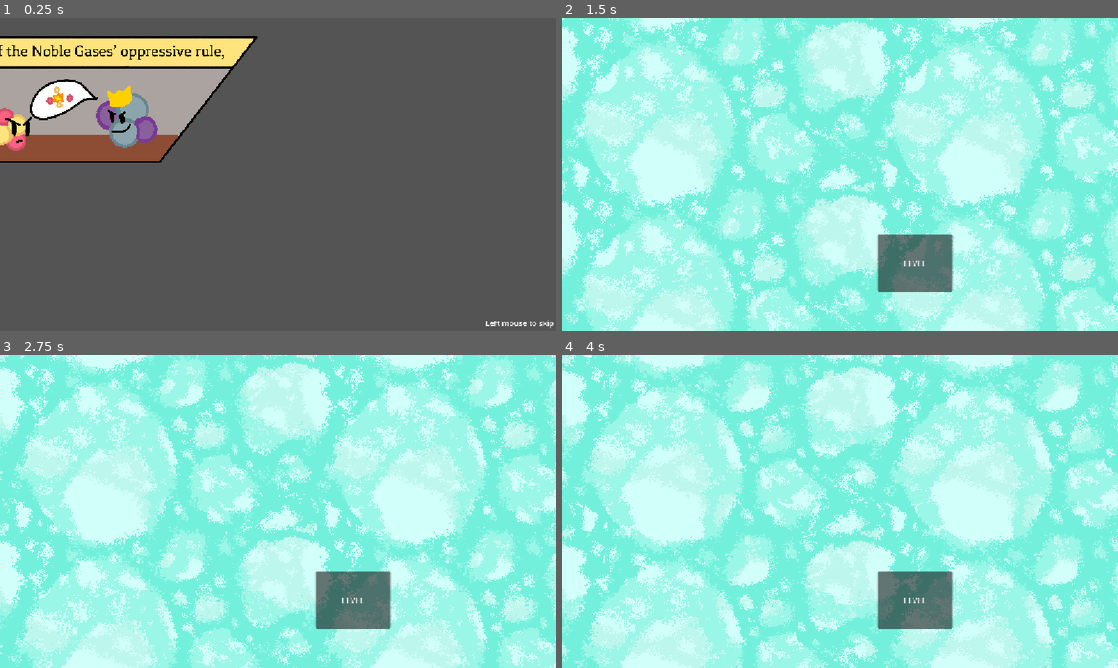
Above: before the commit, frames 1-4 (two rows, left to right).
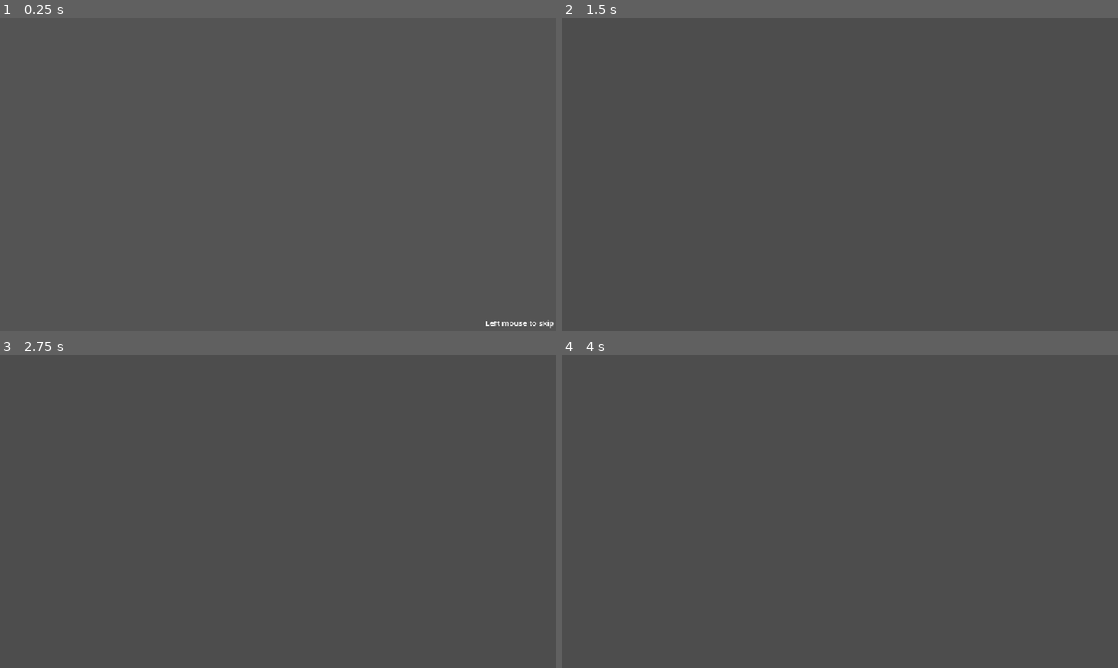
Above: after the commit, the same moments.

Repository: Green4TFG/atom-revolution
Game: Godot game, scene res://levels/game.tscn
Two runs of this game, one before a commit and one after it. Both use one fixed random seed, a clock stepped at 60 frames per second and the inputs below. The engine's default icon, where the game draws it, is replaced by a stand-in: a white triangle on a blue panel in a dark square.
Inputs (mouse positions are in pixels of both pictures, inside the frame that each line leads up to):
- Up to frame 1 (0.25 s): no input
- Up to frame 2 (1.5 s): move the mouse to (962, 158) at 0.52 s; press the mouse at (962, 158) at 0.53 s; hold Right (right) 0.53-1.28 s; move the mouse to (728, 190) at 1.27 s; release the mouse at (728, 190) at 1.28 s; hold Down (down) from 1.28 s (still down); click (728, 190) at 1.35 s
- Up to frame 3 (2.75 s): move the mouse to (333, 442) at 2.02 s; release Down (down) at 2.03 s; press the mouse at (333, 442) at 2.03 s; hold Right (right) from 2.03 s (still down)
- Up to frame 4 (4 s): move the mouse to (812, 574) at 2.77 s; release Right (right) at 2.78 s; release the mouse at (812, 574) at 2.78 s; hold Up (up) 2.78-3.53 s; click (812, 574) at 2.85 s; move the mouse to (1006, 558) at 3.52 s; press the mouse at (1006, 558) at 3.53 s; hold Left (left) from 3.53 s (still down)

The runs differ from the first frame. In frame 1, 15% of the frame differs, in the area x 0-47%, y 5-47%; in frame 2, 100%, in the area x 0-100%, y 0-100%; in frame 3, 100%; in frame 4, 100%.
Error after the commit: Trying to assign value of type 'Label' to a variable of type 'Sprite2D'. (res://levels/intro.gd:6)

Commit message:
I should probably push

Diff:
--- a/levels/cutscene.gd
+++ b/levels/cutscene.gd
@@ -10,49 +10,52 @@
 @onready var playerbar: TextureProgressBar = $playerbar
 @onready var pivot: Node2D = $SubViewport/offset/pivot
 @onready var fade: ColorRect = $ColorRect
+var eneface
+var plaface
 
-const ROT_SPEED = 3.0
-const DEPLETE_SPEED = 5.0
+var ROT_SPEED = 2.0
+const DEPLETE_SPEED = 0.7
 var setup = false
 var electron_parent = null
 
 func _ready() -> void:
 	fade.color.a = 0
+	fade.find_child("bg").modulate.a = 0
 	camera.make_current()
 	enemy.position = Vector2(-130,0)
 	player.position = Vector2(130,0)
 	qte_name.position = Vector2(0,-64)
-	playerbar.position = Vector2(100,25)
-	enemybar.position = Vector2(-100,25)
+	playerbar.position = Vector2(100,35)
+	enemybar.position = Vector2(-100,35)
 	pointer.position = Vector2(0,64)
 	playerbar.value = 50
 	enemybar.value = 50
 
 	pivot.rotation = randf_range(0,2*PI)
 
-	var face = Globals.player.find_child("face").duplicate()
-	player.add_child(face)
+	plaface = Globals.player.find_child("face").duplicate()
+	player.add_child(plaface)
 	var nucle = Globals.player.find_child("nuclei folder").duplicate()
 	player.add_child(nucle)
 	var s = 2.0/Globals.ELEMENT
 	player.scale = Vector2(s,s)
-	face.play("serious")
+	plaface.play("serious")
 
-	face = Globals.target.accface.duplicate()
-	enemy.add_child(face)
+	eneface = Globals.target.accface.duplicate()
+	enemy.add_child(eneface)
 	nucle = Globals.target.find_child("nuclei folder").duplicate()
 	enemy.add_child(nucle)
 	s = 3.0/Globals.target.element
 	enemy.scale = Vector2(s,s)
-	face.play("serious")
+	enemy.rotation = 0
+	eneface.play("serious")
 
 	play_cutscene()
-
 
 func play_cutscene():
 	var fade_tween = create_tween()
 	fade_tween.tween_property(fade, "color", Color(0.0, 0.0, 0.0, 1.0), 0.5)
-
+	fade_tween.tween_property(fade.find_child("bg"), "modulate", Color(0.196, 0.196, 0.196, 1.0), 0.5)
 	print("faded")
 
 	var enemy_slide = create_tween()
@@ -70,16 +73,56 @@
 	name_slide.set_trans(Tween.TRANS_CUBIC)
 	name_slide.set_ease(Tween.EASE_OUT)
 	name_slide.tween_interval(0.1)
-	name_slide.tween_property(qte_name, "position", Vector2(0,-35), 0.2)
+	name_slide.tween_property(qte_name, "position", Vector2(0,-45), 0.2)
 
 	var bar_crash1 = create_tween()
 	bar_crash1.set_trans(Tween.TRANS_BOUNCE)
 	bar_crash1.set_ease(Tween.EASE_OUT)
-	bar_crash1.tween_property(enemybar, "position", Vector2(0,25),0.5)
+	bar_crash1.tween_property(enemybar, "position", Vector2(0,35),0.5)
 	var bar_crash2 = create_tween()
 	bar_crash2.set_trans(Tween.TRANS_BOUNCE)
 	bar_crash2.set_ease(Tween.EASE_OUT)
-	bar_crash2.tween_property(playerbar, "position", Vector2(0,25),0.5)
+	bar_crash2.tween_property(playerbar, "position", Vector2(0,35),0.5)
+
+	var pointer_tween = create_tween()
+	pointer_tween.set_trans(Tween.TRANS_CUBIC)
+	pointer_tween.set_ease(Tween.EASE_OUT)
+	pointer_tween.tween_property(pointer, "position", Vector2(0,0),0.3)
+
+	await pointer_tween.finished
+	setup = true
+
+func unplay_cutscene():
+	var fade_tween = create_tween()
+	fade_tween.tween_property(fade, "color", Color(0.0, 0.0, 0.0, 1.0), 0.5)
+	fade_tween.tween_property(fade.find_child("bg"), "modulate", Color(0.196, 0.196, 0.196, 1.0), 0.5)
+	print("faded")
+
+	var enemy_slide = create_tween()
+	enemy_slide.set_trans(Tween.TRANS_EXPO)
+	enemy_slide.set_ease(Tween.EASE_OUT)
+	enemy_slide.tween_property(enemy, "position", Vector2(-85,0), 0.75)
+
+	var player_slide = create_tween()
+	player_slide.set_trans(Tween.TRANS_EXPO)
+	player_slide.set_ease(Tween.EASE_OUT)
+	player_slide.tween_interval(0.3)
+	player_slide.tween_property(player, "position", Vector2(85,0), 0.75)
+
+	var name_slide = create_tween()
+	name_slide.set_trans(Tween.TRANS_CUBIC)
+	name_slide.set_ease(Tween.EASE_OUT)
+	name_slide.tween_interval(0.1)
+	name_slide.tween_property(qte_name, "position", Vector2(0,-45), 0.2)
+
+	var bar_crash1 = create_tween()
+	bar_crash1.set_trans(Tween.TRANS_BOUNCE)
+	bar_crash1.set_ease(Tween.EASE_OUT)
+	bar_crash1.tween_property(enemybar, "position", Vector2(0,35),0.5)
+	var bar_crash2 = create_tween()
+	bar_crash2.set_trans(Tween.TRANS_BOUNCE)
+	bar_crash2.set_ease(Tween.EASE_OUT)
+	bar_crash2.tween_property(playerbar, "position", Vector2(0,35),0.5)
 
 	var pointer_tween = create_tween()
 	pointer_tween.set_trans(Tween.TRANS_CUBIC)
@@ -92,11 +135,30 @@
 func _physics_process(delta: float) -> void:
 	if(setup):
 		enemybar.value = enemybar.max_value - playerbar.value
-		playerbar.value -= (DEPLETE_SPEED * electron_parent.element) * delta
+		playerbar.value -= (DEPLETE_SPEED * Globals.target.element) * delta
 		pointer.rotation += ROT_SPEED * delta
-	if(Input.is_action_just_pressed("mouseleft")):
-		if(abs(fmod(pointer.rotation,2*PI) - pivot.rotation)) < 0.25*PI:
-			print("hit")
-			playerbar.value += 10
-		else:
-			playerbar.value -= 10
+		if(Input.is_action_just_pressed("mouseleft")):
+			if(abs(angle_difference(pointer.rotation, pivot.rotation))) < 0.25*PI:
+				print("hit")
+				playerbar.value += 20 * (1-(abs(angle_difference(pointer.rotation, pivot.rotation)))*2.0)
+				ROT_SPEED += 0.3 * (ROT_SPEED/abs(ROT_SPEED)) / Globals.target.element
+				ROT_SPEED *= -1
+				var tib = create_tween()
+				tib.set_ease(Tween.EASE_IN_OUT)
+				tib.tween_property(pivot, "rotation", pivot.rotation+randf_range(-PI,PI), 0.1)
+			else:
+				print("hello")
+				playerbar.value -= 5
+				ROT_SPEED -= 0.05 * (ROT_SPEED/abs(ROT_SPEED))
+	if(playerbar.value > 99):
+		plaface.play("happy")
+		eneface.play("panic")
+		enemybar.value = 0
+		playerbar.value = 100
+		setup = false
+	elif(enemybar.value > 99):
+		plaface.play("panic")
+		eneface.play("happy")
+		enemybar.value = 100
+		playerbar.value = 0
+		setup = false
--- a/levels/cutscene.tscn
+++ b/levels/cutscene.tscn
@@ -1,9 +1,15 @@
 [gd_scene format=3 uid="uid://bhlww2nal8pd5"]
 
-[ext_resource type="Texture2D" uid="uid://w7nckfjvp74f" path="res://assets/icon.svg" id="1_88rpd"]
 [ext_resource type="Script" uid="uid://qik85ttd2p5w" path="res://levels/cutscene.gd" id="1_um55k"]
+[ext_resource type="Texture2D" uid="uid://boykc3imfowbn" path="res://assets/4.png" id="2_8kp5o"]
+[ext_resource type="Texture2D" uid="uid://d20carfpd24c2" path="res://assets/steal.png" id="2_32ewk"]
+[ext_resource type="Texture2D" uid="uid://ol4grs8warv" path="res://assets/3.png" id="3_c3ra6"]
 [ext_resource type="Texture2D" uid="uid://es5k032u7hng" path="res://assets/SkillCheckDonut.png" id="3_up1nh"]
+[ext_resource type="Texture2D" uid="uid://g870uv3rcjfo" path="res://assets/2.png" id="4_h4hbq"]
 [ext_resource type="Texture2D" uid="uid://bgcva2poio24j" path="res://assets/FinalizedElectron.png" id="4_yildc"]
+[ext_resource type="Texture2D" uid="uid://68udi4xbyp0g" path="res://assets/enebar2.png" id="4_yx3aw"]
+[ext_resource type="Texture2D" uid="uid://1f0o6ukaqecx" path="res://assets/plabar.png" id="5_k0lof"]
+[ext_resource type="Texture2D" uid="uid://egtmspob41mf" path="res://assets/1.png" id="5_lvsen"]
 [ext_resource type="Shader" uid="uid://c73e83bryp26q" path="res://electron/electron_visual.gdshader" id="5_y7chl"]
 [ext_resource type="Texture2D" uid="uid://cg6s84uh2podv" path="res://assets/pointer.png" id="6_56s36"]
 [ext_resource type="Texture2D" uid="uid://dtv14vpk2qooc" path="res://assets/region.svg" id="6_up1nh"]
@@ -27,6 +33,28 @@
 color = Color(0, 0, 0, 0)
 metadata/_edit_use_anchors_ = true
 
+[node name="bg" type="Sprite2D" parent="ColorRect" unique_id=1640919067]
+modulate = Color(0.19607843, 0.19607843, 0.19607843, 1)
+self_modulate = Color(0.45646393, 0.456464, 0.456464, 1)
+position = Vector2(121, 61)
+scale = Vector2(0.4, 0.4)
+
+[node name="4" type="Sprite2D" parent="ColorRect/bg" unique_id=1401831068]
+self_modulate = Color(0, 0.50900495, 0.45063955, 1)
+texture = ExtResource("2_8kp5o")
+
+[node name="3" type="Sprite2D" parent="ColorRect/bg" unique_id=1214374298]
+self_modulate = Color(0, 0.6778909, 0.6080862, 1)
+texture = ExtResource("3_c3ra6")
+
+[node name="2" type="Sprite2D" parent="ColorRect/bg" unique_id=1332384701]
+self_modulate = Color(0, 0.79663056, 0.7417411, 1)
+texture = ExtResource("4_h4hbq")
+
+[node name="1" type="Sprite2D" parent="ColorRect/bg" unique_id=1978381562]
+self_modulate = Color(0.57187283, 0.9999998, 0.9540288, 1)
+texture = ExtResource("5_lvsen")
+
 [node name="enemy" type="Sprite2D" parent="." unique_id=1693119933]
 z_index = 1
 position = Vector2(-83.4, -0.39999962)
@@ -38,8 +66,8 @@
 
 [node name="qte name" type="Sprite2D" parent="." unique_id=535979301]
 position = Vector2(5.684342e-14, -64)
-scale = Vector2(0.56005853, 0.14172632)
-texture = ExtResource("1_88rpd")
+scale = Vector2(0.25, 0.25)
+texture = ExtResource("2_32ewk")
 
 [node name="ring" type="Sprite2D" parent="." unique_id=2051757196]
 scale = Vector2(0.8, 0.8)
@@ -52,7 +80,7 @@
 offset_bottom = 155.0
 scale = Vector2(-0.135, 0.135)
 nine_patch_stretch = true
-texture_progress = ExtResource("1_88rpd")
+texture_progress = ExtResource("4_yx3aw")
 metadata/_edit_use_anchors_ = true
 
 [node name="playerbar" type="TextureProgressBar" parent="." unique_id=704112138]
@@ -61,8 +89,9 @@
 offset_right = 426.0
 offset_bottom = 157.0
 scale = Vector2(0.135, 0.135)
+step = 0.01
 nine_patch_stretch = true
-texture_progress = ExtResource("1_88rpd")
+texture_progress = ExtResource("5_k0lof")
 metadata/_edit_use_anchors_ = true
 
 [node name="Camera2D" type="Camera2D" parent="." unique_id=1138691102]
@@ -99,3 +128,5 @@
 
 [node name="area" type="Sprite2D" parent="." unique_id=2096645250]
 texture = SubResource("ViewportTexture_ri1ak")
+
+[node name="AudioStreamPlayer" type="AudioStreamPlayer" parent="." unique_id=239201533]
--- a/levels/game.tscn
+++ b/levels/game.tscn
@@ -3,9 +3,16 @@
 [ext_resource type="Script" uid="uid://dwdkei5cvskn6" path="res://levels/intro.gd" id="1_30w35"]
 [ext_resource type="Texture2D" uid="uid://6h7ucm36qejk" path="res://assets/Untitled_Artwork (2).png" id="2_cnc74"]
 [ext_resource type="Texture2D" uid="uid://cx3kc3llsriva" path="res://assets/Untitled_Artwork (1).png" id="3_vpik0"]
-[ext_resource type="Texture2D" uid="uid://cm1vnyruofelh" path="res://assets/Untitled_Artwork.png" id="4_arvxu"]
+[ext_resource type="FontFile" uid="uid://cu1y4rt4mnsqi" path="res://assets/Impact.ttf" id="4_vpik0"]
 [ext_resource type="PackedScene" uid="uid://qmfvh4vndwfy" path="res://mainmenu/main.tscn" id="5_30w35"]
 [ext_resource type="AudioStream" uid="uid://g0fxklnf8n87" path="res://music/mainmenu_intro.mp3" id="6_cnc74"]
+[ext_resource type="AudioStream" uid="uid://da7avmlnb4nno" path="res://music/mainmenu_loop.mp3" id="7_vpik0"]
+
+[sub_resource type="LabelSettings" id="LabelSettings_vnv7o"]
+
+[sub_resource type="LabelSettings" id="LabelSettings_17lfe"]
+font = ExtResource("4_vpik0")
+font_size = 125
 
 [node name="Game" type="Node" unique_id=2111715477]
 
@@ -20,6 +27,7 @@
 offset_right = 572.0
 offset_bottom = 319.0
 text = "Left mouse to skip"
+label_settings = SubResource("LabelSettings_vnv7o")
 
 [node name="ColorRect" type="ColorRect" parent="intro" unique_id=971004524]
 offset_left = -1647.0
@@ -40,13 +48,21 @@
 scale = Vector2(0.6, 0.6)
 texture = ExtResource("3_vpik0")
 
-[node name="frame3" type="Sprite2D" parent="intro" unique_id=1616807453]
-position = Vector2(0, 400)
+[node name="frame3" type="Label" parent="intro" unique_id=2068392903]
+offset_left = -488.0
+offset_top = 400.0
+offset_right = 1187.0
+offset_bottom = 554.0
 scale = Vector2(0.6, 0.6)
-texture = ExtResource("4_arvxu")
+text = "Now it's your turn to join the fight"
+label_settings = SubResource("LabelSettings_17lfe")
 
 [node name="Main" parent="." unique_id=543285711 instance=ExtResource("5_30w35")]
 visible = false
 
 [node name="a" type="AudioStreamPlayer" parent="." unique_id=356823093]
 stream = ExtResource("6_cnc74")
+
+[node name="b" type="AudioStreamPlayer" parent="." unique_id=1320265301]
+stream = ExtResource("7_vpik0")
+parameters/looping = true
--- a/levels/intro.gd
+++ b/levels/intro.gd
@@ -9,7 +9,6 @@
 func _ready() -> void:
 	get_tree().paused = true
 	camera.make_current()
-	$"../a".play()
 	frame_3.modulate = Color(100, 100, 100, 1)
 	var frame1_tween = create_tween()
 	frame1_tween.set_trans(Tween.TRANS_EXPO)
@@ -19,13 +18,13 @@
 	var frame2_tween = create_tween()
 	frame2_tween.set_trans(Tween.TRANS_EXPO)
 	frame2_tween.set_ease(Tween.EASE_OUT)
-	frame2_tween.tween_interval(1.5)
+	frame2_tween.tween_interval(1)
 	frame2_tween.tween_property(frame_2, "position", Vector2(13,44), 1)
 
 	var frame3_tween = create_tween()
 	frame3_tween.set_trans(Tween.TRANS_EXPO)
 	frame3_tween.set_ease(Tween.EASE_OUT)
-	frame3_tween.tween_interval(3)
+	frame3_tween.tween_interval(1.5)
 	frame3_tween.tween_property(frame_3, "position", Vector2(0,20), 2)
 
 	await frame3_tween.finished
--- a/levels/level.tscn
+++ b/levels/level.tscn
@@ -1,12 +1,31 @@
 [gd_scene format=3 uid="uid://3md2ko84i7u"]
 
 [ext_resource type="PackedScene" uid="uid://dka45pj5mhaer" path="res://player/player.tscn" id="1_80vhd"]
+[ext_resource type="FontFile" uid="uid://cu1y4rt4mnsqi" path="res://assets/Impact.ttf" id="1_gjl0y"]
 [ext_resource type="PackedScene" uid="uid://c4qugunscnbob" path="res://levels/parallax.tscn" id="4_safpt"]
 [ext_resource type="PackedScene" uid="uid://cpv6u1irvd0xh" path="res://enemy/enemy.tscn" id="5_gjl0y"]
 [ext_resource type="Script" uid="uid://d1yug7wcdo7lh" path="res://utils/globals.gd" id="5_safpt"]
 [ext_resource type="PackedScene" uid="uid://1dphh42e64sk" path="res://electron/electron.tscn" id="6_gjl0y"]
 
+[sub_resource type="LabelSettings" id="LabelSettings_17lfe"]
+font = ExtResource("1_gjl0y")
+font_size = 30
+font_color = Color(0.69803923, 0.13725491, 0.4117647, 1)
+outline_size = 15
+outline_color = Color(0.8156863, 1, 0.9764706, 1)
+
 [node name="level" type="Node2D" unique_id=647459510]
+
+[node name="ui" type="CanvasLayer" parent="." unique_id=1892041068]
+
+[node name="Label" type="Label" parent="ui" unique_id=1838497556]
+offset_left = 1048.9999
+offset_top = 17.0
+offset_right = 1092.9999
+offset_bottom = 55.0
+scale = Vector2(1.8399951, 1.8399951)
+text = "100"
+label_settings = SubResource("LabelSettings_17lfe")
 
 [node name="globals" type="Node" parent="." unique_id=1738744007]
 script = ExtResource("5_safpt")
--- a/mainmenu/main.gd
+++ b/mainmenu/main.gd
@@ -1,6 +1,15 @@
 extends Node2D
 
 const LEVEL = preload("uid://3md2ko84i7u")
+@onready var a: AudioStreamPlayer = $"../a"
+@onready var b: AudioStreamPlayer = $"../b"
+
+func _ready() -> void:
+	a.play()
+	a.finished.connect(_introed)
+
+func _introed():
+	b.play()
 
 func _on_button_pressed() -> void:
 	var level = LEVEL.instantiate()
Binary file added: assets/Impact.ttf
Not shown, added: assets/Impact.ttf.import
Binary file added: assets/enebar.png
Not shown, added: assets/enebar.png.import
Binary file added: assets/enebar2.png
Not shown, added: assets/enebar2.png.import
Binary file added: assets/plabar.png
Not shown, added: assets/plabar.png.import
Binary file added: assets/steal.png
Not shown, added: assets/steal.png.import
